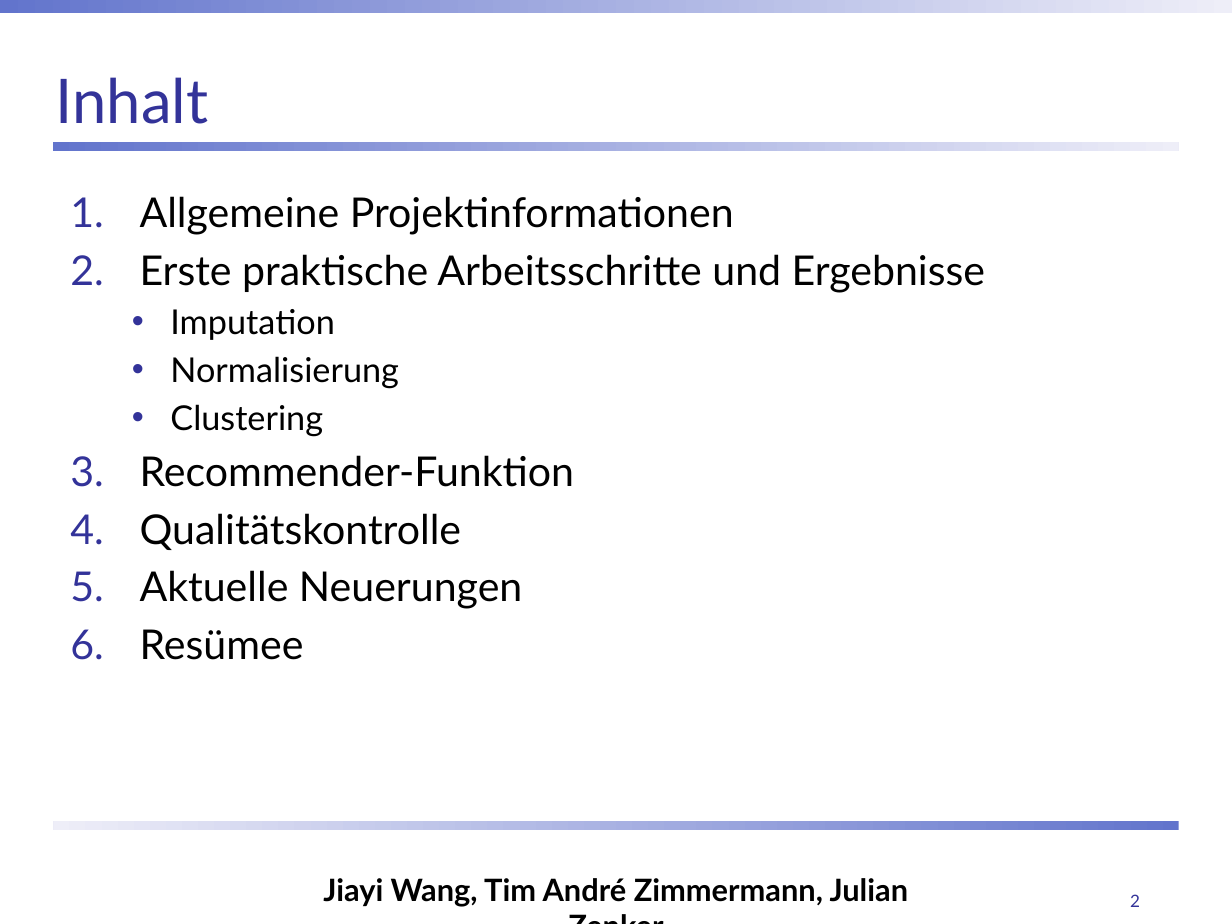
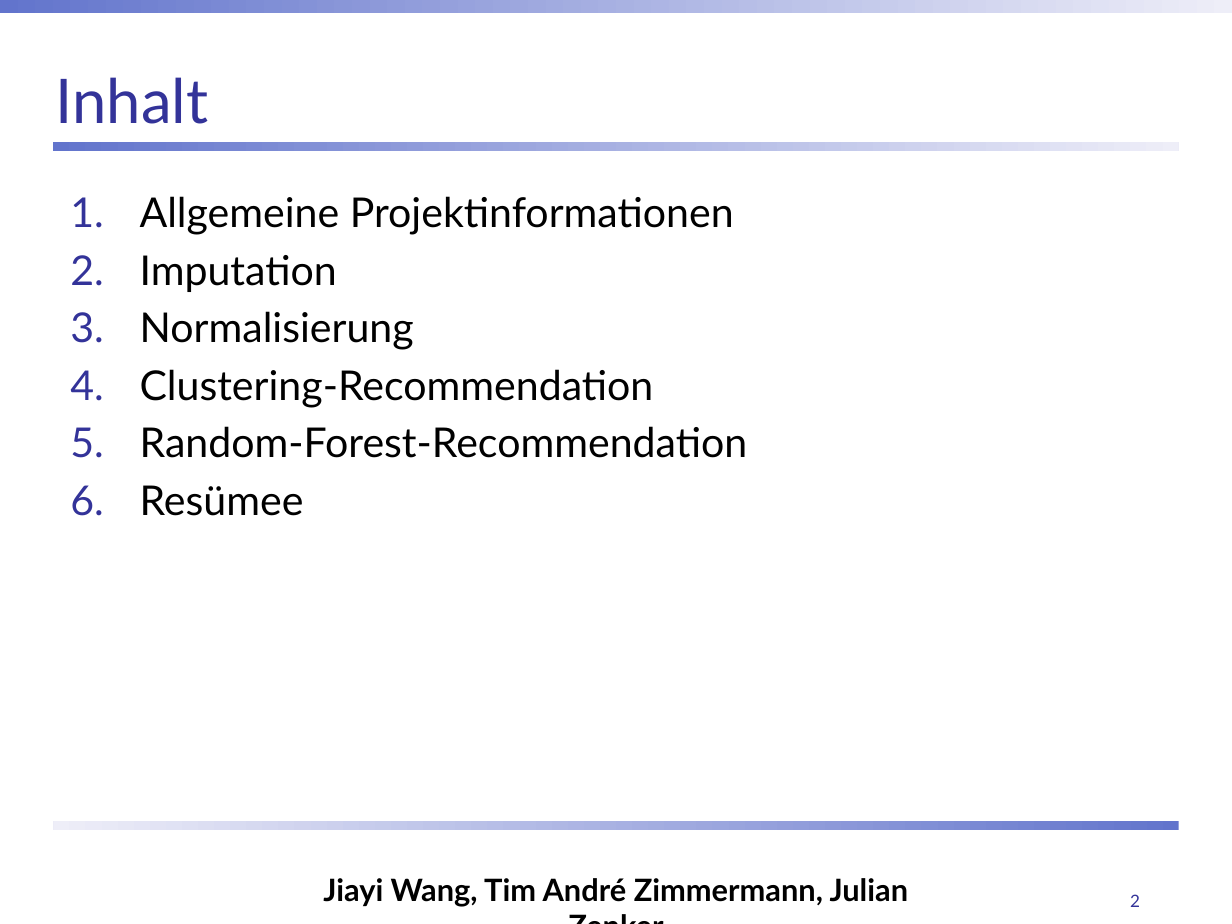
Before and after one commit to ChulioZ/music-recommender, a slide deck: slide 2 of Abschlusspräsentation.pptx. Drawn at 1232x924 pixels with LibreOffice and Linux fonts; fonts in the diff are those of the drawing; background and template pictures are left out. Boxes give left, top, right and bottom in pixels: in the first picture for what was removed or moved away, otherwise in the second. Text is boxed around its words. In the diff, an @@ line names an element or a change of style, - is before the commit and + after.

```diff
--- a/Abschlusspräsentation.pptx
+++ b/Abschlusspräsentation.pptx
@@ text at [140, 254, 985, 293]: paragraph removed @@
-2. Erste praktische Arbeitsschritte und Ergebnisse
@@ text at [140, 255, 414, 350]: size 20 to 24 pt in "Imputation", "Normalisierung"; bullet • to 1.; list level 2 to 1 in "Imputation"; list level 2 to 1 in "Normalisierung" @@
@@ text at [140, 369, 748, 458]: text changed @@
-  • Clustering
-3. Recommender-Funktion
-4. Qualitätskontrolle
-5. Aktuelle Neuerungen
+4. Clustering-Recommendation
+5. Random-Forest-Recommendation
```
Also in this commit, not shown: 10 other slides changed, 1 slide added, 9 slides removed.
